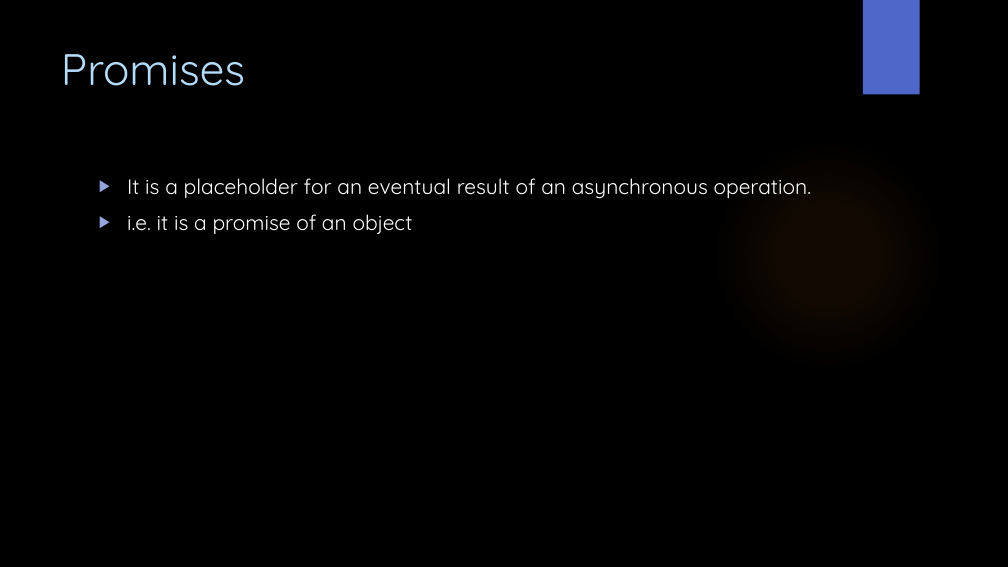
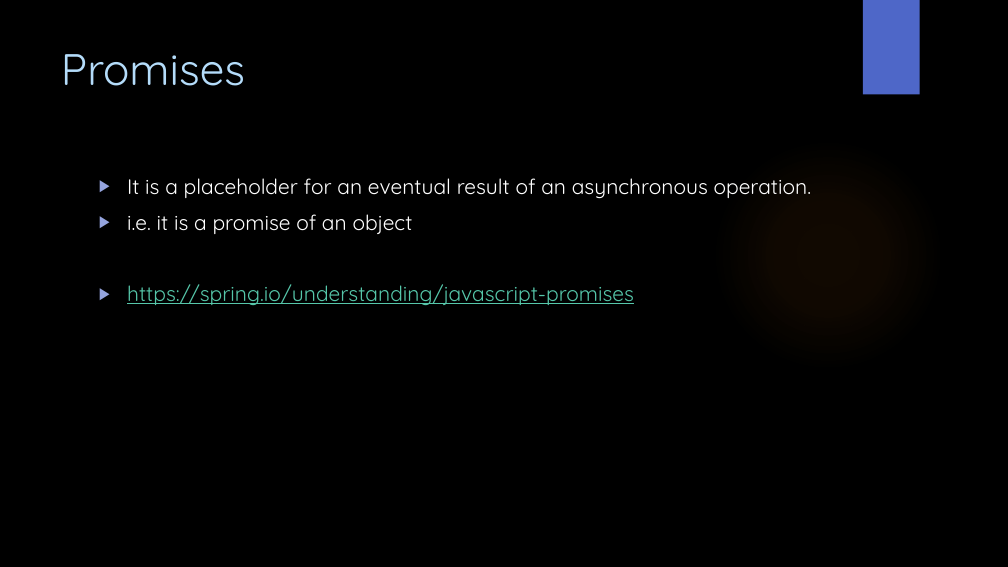
Before and after one commit to WitsSoftDev/SoftDev2016, a slide deck: slide 33 of Session 4/Softdev Session 4 2016.pptx (slide 32 before the commit). Drawn at 1008x567 pixels with LibreOffice and Linux fonts; fonts in the diff are those of the drawing; background and template pictures are left out. Boxes give left, top, right and bottom in pixels: in the first picture for what was removed or moved away, otherwise in the second. Text is boxed around its words. In the diff, an @@ line names an element or a change of style, - is before the commit and + after.

```diff
--- a/Session 4/Softdev Session 4 2016.pptx
+++ b/Session 4/Softdev Session 4 2016.pptx
@@ text at <box>127,284,634,305</box>: paragraph added @@
+▶ https://spring.io/understanding/javascript-promises
```
Also in this commit, not shown: 4 other slides changed, 1 slide added.
